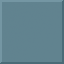
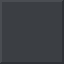
Layered file, before and after one edit (64×64). Changes by layer:
renamed "Pasted Layer" to "Pasted Layer #1", painted on it over [0, 0, 64, 64]
removed layer "Screenshot_2022-02-05_08-44-48.png" over [0, 0, 64, 64]
